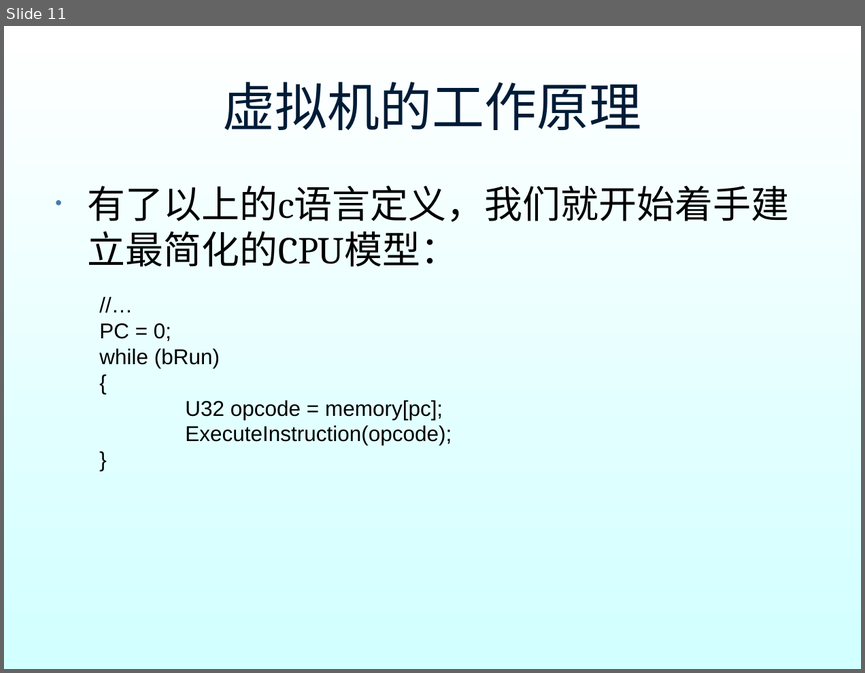
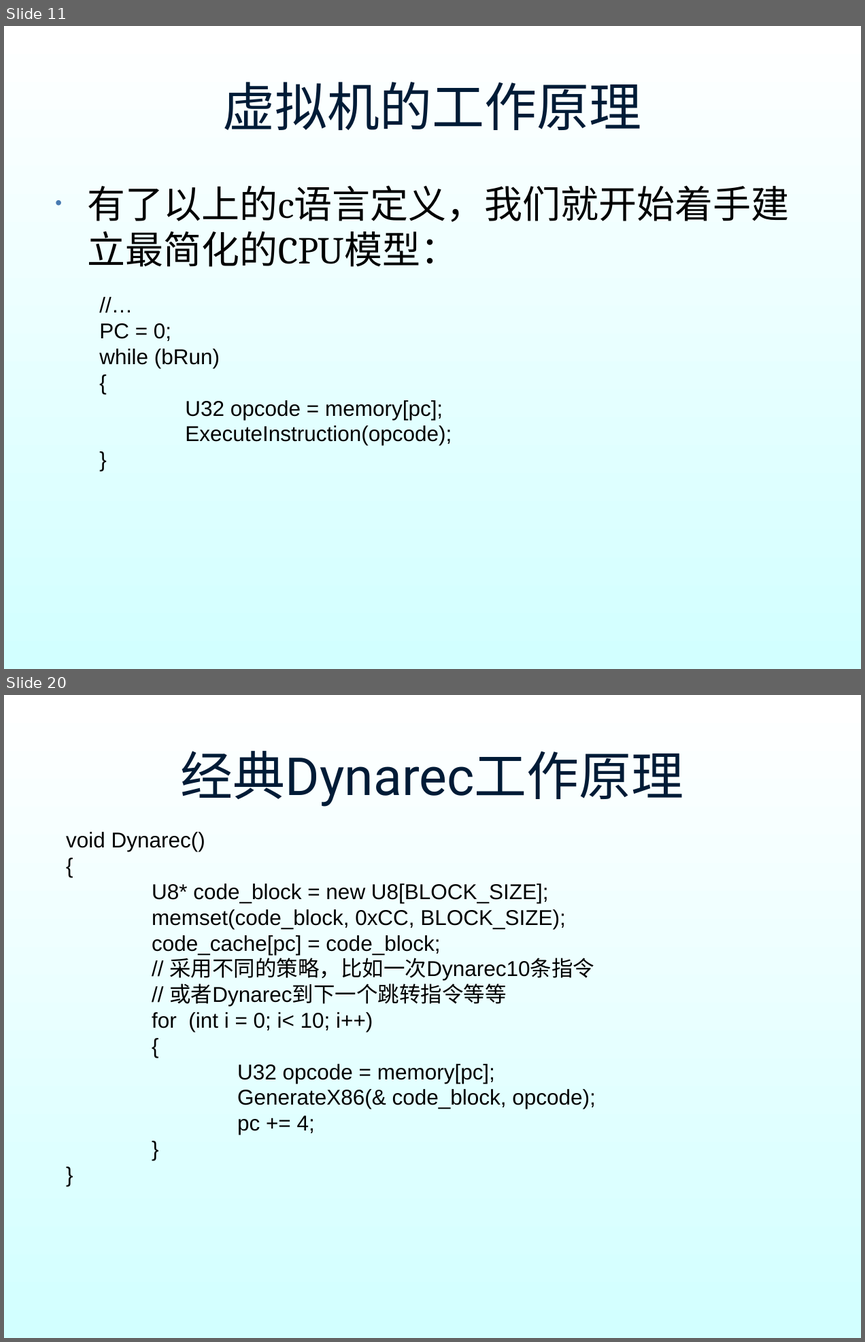
Before and after one commit to hyperiris/openhyper, a slide deck: dynarec_ppt/dynarec.ppt. Shown one above the other, each under a label of ours: slide 11 before the commit, slides 11 and 20 after it; the slides between them are not shown. The pictures are 865x673 and 865x1342 pixels, drawn with LibreOffice and Linux fonts; fonts in the diff are those of the drawing; background and template pictures are left out. Boxes give left, top, right and bottom in pixels: in the first picture for what was removed or moved away, otherwise in the second. Text is boxed around its words. In the diff, an @@ line names an element or a change of style, - is before the commit and + after.

```diff
--- a/dynarec_ppt/dynarec.ppt
+++ b/dynarec_ppt/dynarec.ppt
@@ slide 20 added at (4, 695, 861, 1338), background gradient #FFFFFF to #D2FFFF @@
@@ title added at (181, 751, 684, 807), 44 pt, text #001B36 @@
+经典Dynarec工作原理
@@ text added at (66, 832, 596, 1134), 18 pt, text #000000 @@
+void Dynarec()
+{
+U8* code_block = new U8[BLOCK_SIZE];
+memset(code_block, 0xCC, BLOCK_SIZE);
+code_cache[pc] = code_block;
+// 采用不同的策略，比如一次Dynarec10条指令
+// 或者Dynarec到下一个跳转指令等等
+for (int i = 0; i< 10; i++)
+{
+U32 opcode = memory[pc];
+GenerateX86(& code_block, opcode);
+pc += 4;
+}
+}
```
Also in this commit, not shown: 6 slides changed, 7 other slides added, 7 slides removed.
